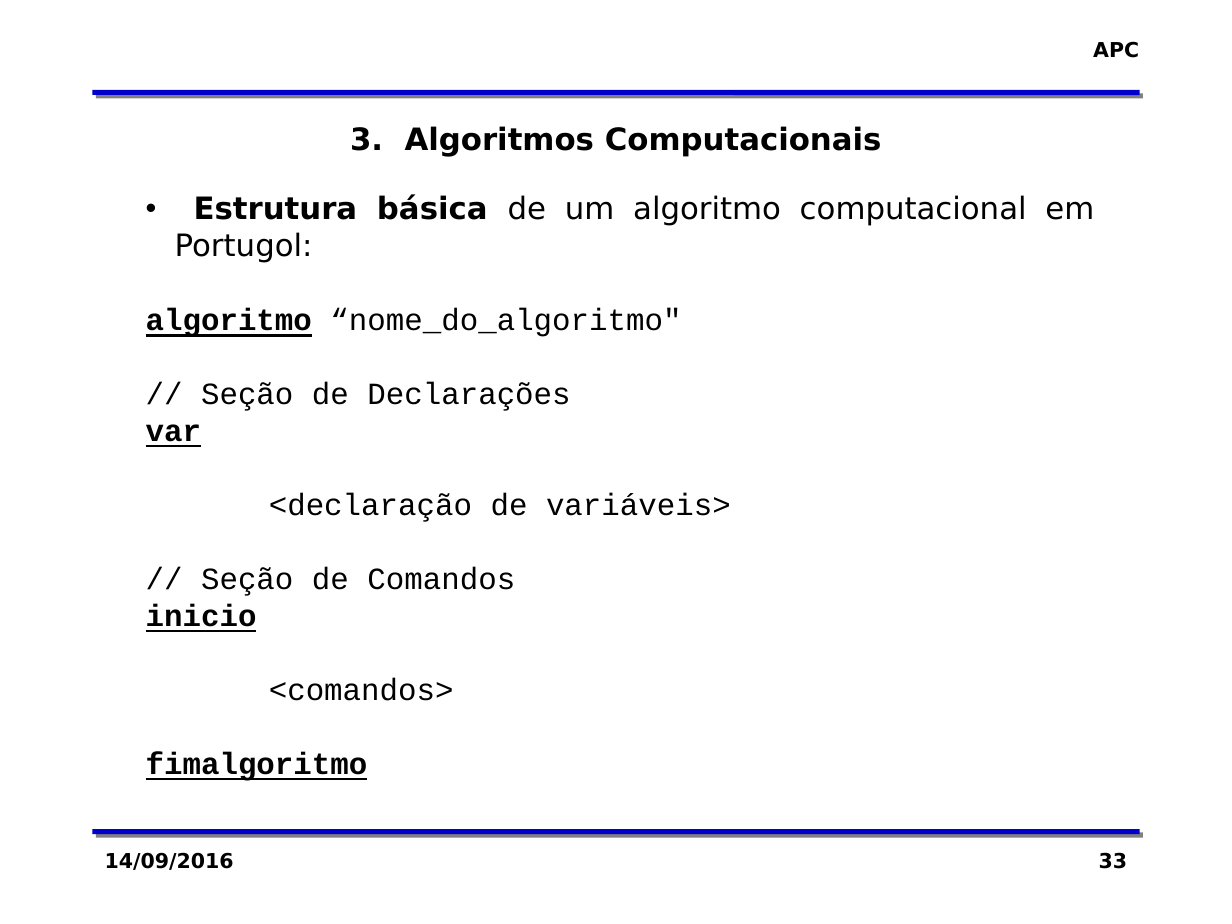
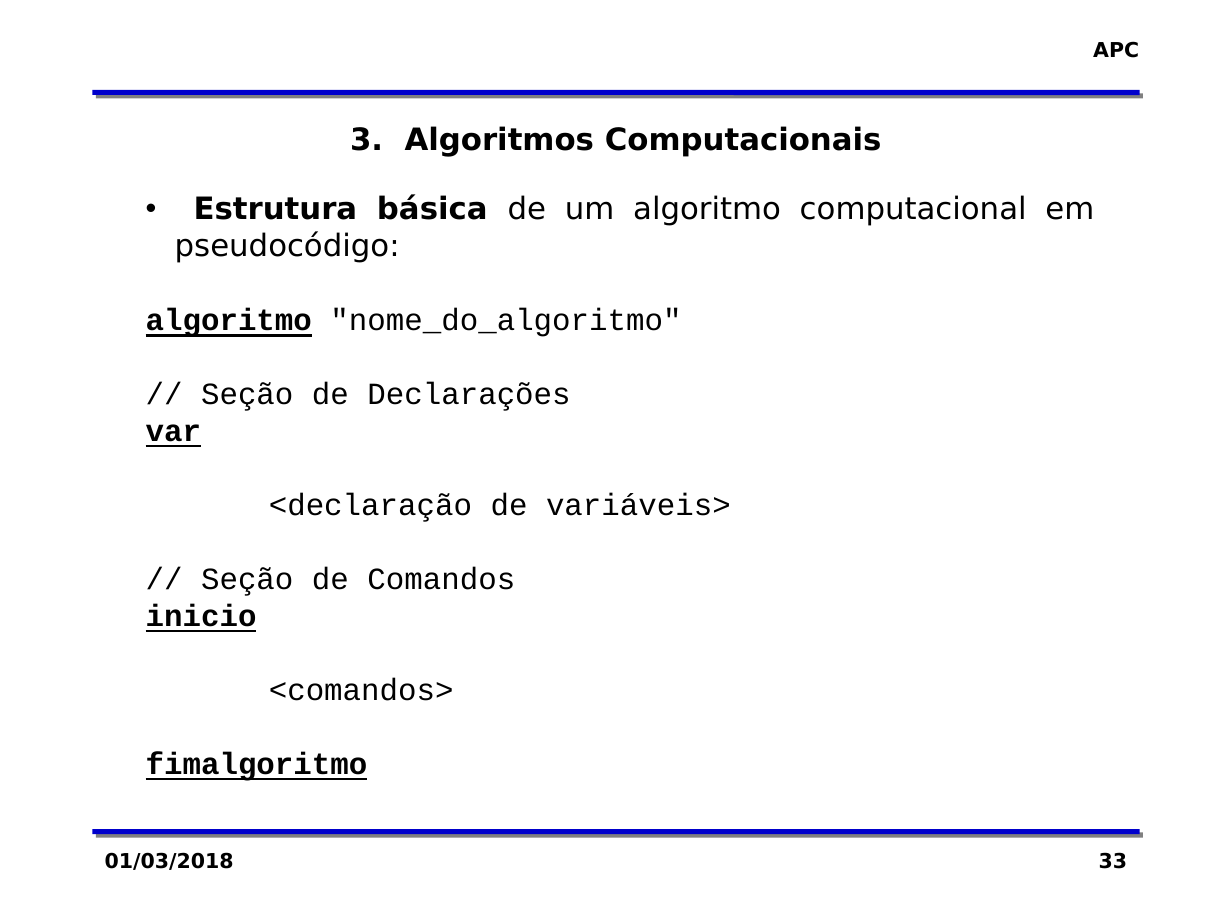
Before and after one commit to zaghetto/Algoritmos, a slide deck: slide 33 of MÓDULOS DE AULA/Módulo 03 - O Conceito de Algoritmo.pptx. Drawn at 1232x924 pixels with LibreOffice and Linux fonts; fonts in the diff are those of the drawing; background and template pictures are left out. Boxes give left, top, right and bottom in pixels: in the first picture for what was removed or moved away, otherwise in the second. Text is boxed around its words. In the diff, an @@ line names an element or a change of style, - is before the commit and + after.

```diff
--- a/MÓDULOS DE AULA/Módulo 03 - O Conceito de Algoritmo.pptx
+++ b/MÓDULOS DE AULA/Módulo 03 - O Conceito de Algoritmo.pptx
@@ text at [146, 194, 1094, 337]: text changed @@
-• Estrutura básica de um algoritmo computacional em Portugol:
-algoritmo “nome_do_algoritmo"
+• Estrutura básica de um algoritmo computacional em pseudocódigo:
+algoritmo "nome_do_algoritmo"
@@ text at [105, 852, 234, 870]: text changed @@
-14/09/2016
+01/03/2018
```
Also in this commit, not shown: 53 other slides changed, 1 slide added, 1 slide removed.
